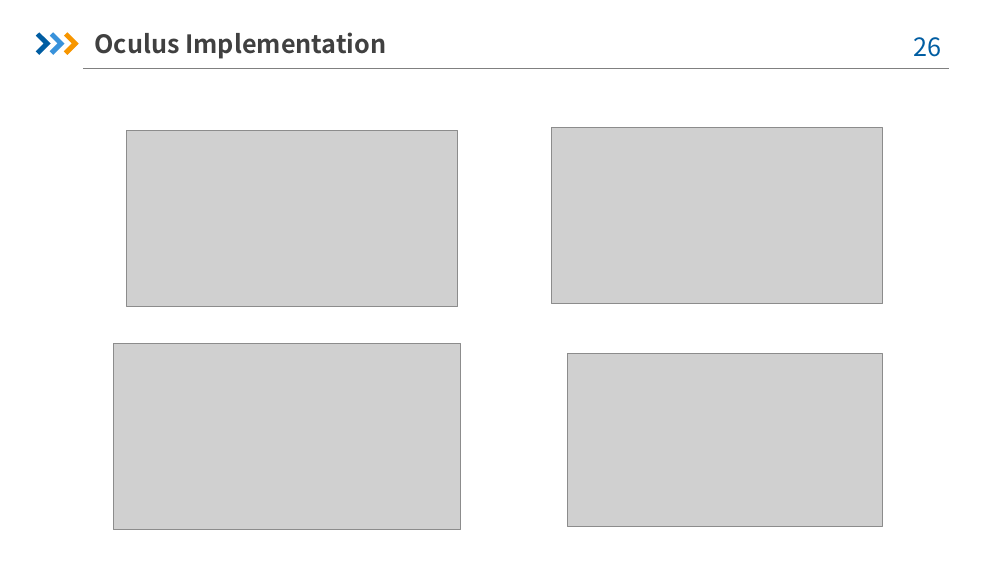
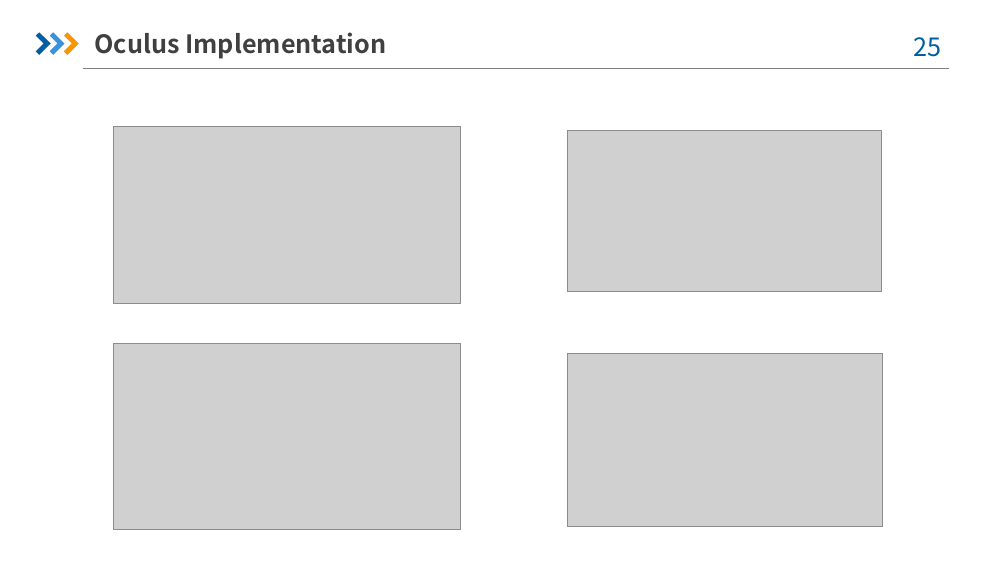
Before and after one commit to duanxiaoyun/PhD-thesis-, a slide deck: slide 25 of Development and Evaluation of Mixed Reality Educational Applications.pptx (slide 26 before the commit). Drawn at 1008x567 pixels with LibreOffice and Linux fonts; fonts in the diff are those of the drawing; grey boxes stand for pictures; background and template pictures are left out. Boxes give left, top, right and bottom in pixels: in the first picture for what was removed or moved away, otherwise in the second. Text is boxed around its words. In the diff, an @@ line names an element or a change of style, - is before the commit and + after.

```diff
--- a/Development and Evaluation of Mixed Reality Educational Applications.pptx
+++ b/Development and Evaluation of Mixed Reality Educational Applications.pptx
@@ page number at bbox=[913, 37, 941, 57]: text changed @@
-26
+25
@@ picture: place and size @@
-picture at bbox=[127, 130, 459, 306]
+picture at bbox=[113, 126, 461, 303]
@@ picture: place and size @@
-picture at bbox=[551, 127, 883, 303]
+picture at bbox=[568, 130, 882, 291]
```
Also in this commit, not shown: 4 other slides changed, 1 slide removed, 16 other files.
